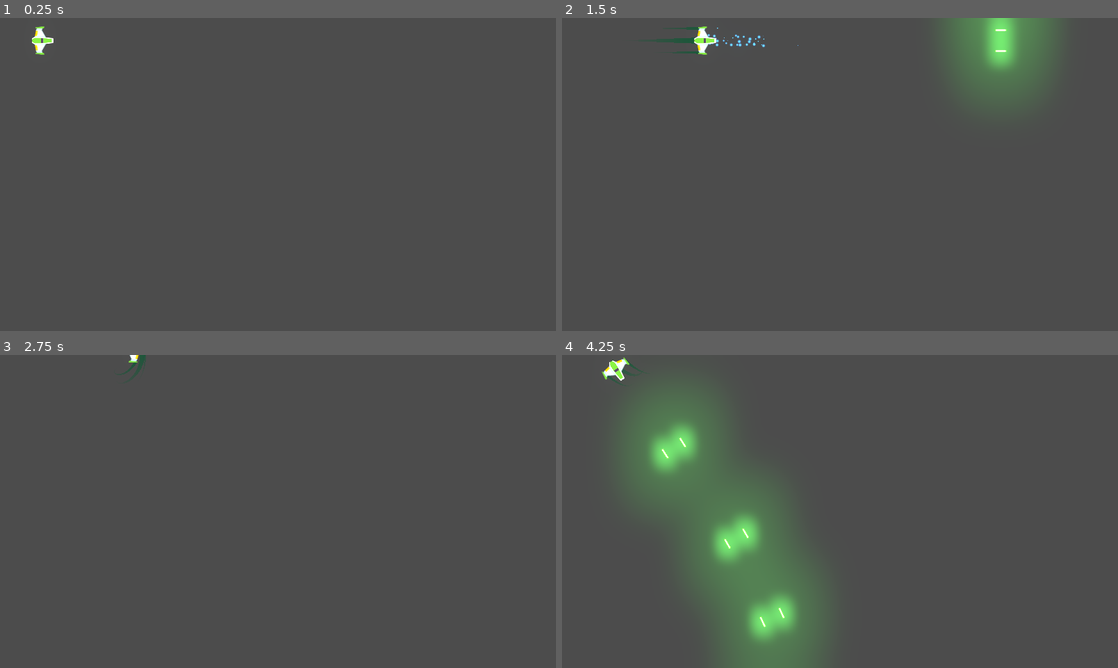
Above: before the commit, frames 1-4 (two rows, left to right).
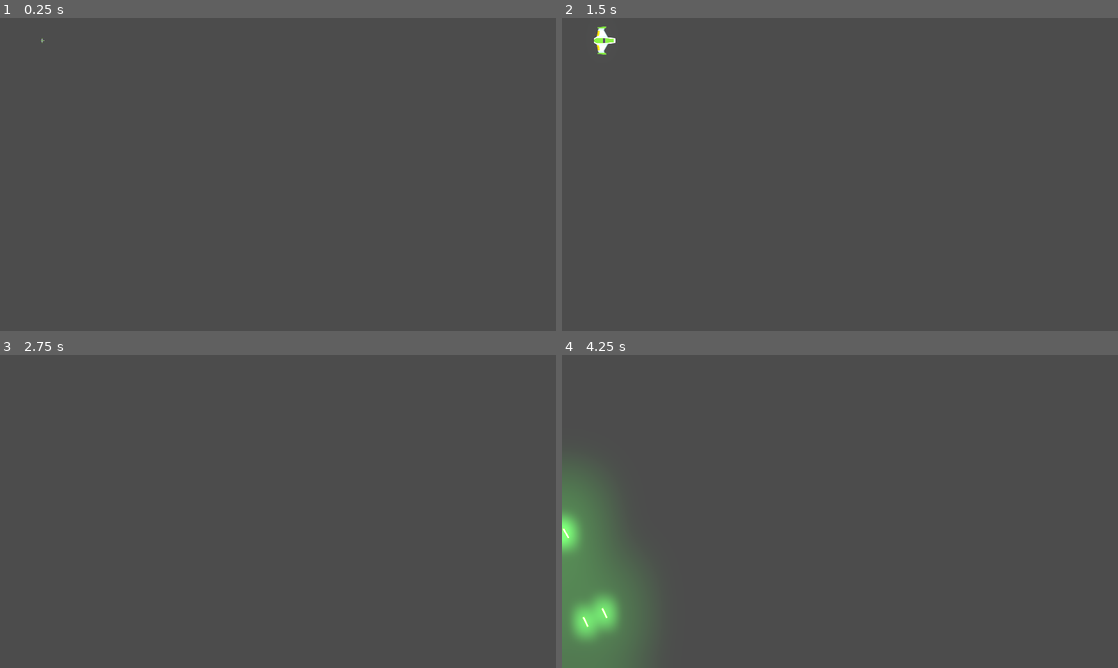
Above: after the commit, the same moments.

Repository: Dihue/Meteoritos
Game: Godot game, scene res://Juego/Niveles/NivelTest.tscn
Same seed, same stepped clock (60 frames per second), same inputs: the game is played once before the commit and once after it.
Inputs:
- Up to frame 1 (0.25 s): no input
- Up to frame 2 (1.5 s): tap Enter (disparo_principal) at 0.5 s; hold W (mover_adelante) 0.53-1.28 s; hold Enter (disparo_principal) 0.53-1.28 s; hold S (mover_atras) from 1.28 s (still down); tap Backspace (disparo_secundario) at 1.35 s
- Up to frame 3 (2.75 s): release S (mover_atras) at 2.03 s; hold W (mover_adelante) from 2.03 s (still down); hold A (rotar_antihorario) from 2.03 s (still down)
- Up to frame 4 (4.25 s): release A (rotar_antihorario) at 2.78 s; tap D (rotar_horario) at 2.85 s; tap Space at 3.5 s; release W (mover_adelante) at 3.53 s; hold S (mover_atras) from 3.53 s (still down); hold Enter (disparo_principal) from 3.53 s (still down)

The runs differ from the first frame. In frame 1, 0.2% of the frame differs, in the area x 5-10%, y 2-12%; in frame 2, 4.9%; in frame 3, 0.1%; in frame 4, 24%, in the area x 0-47%, y 0-100%.

Commit message:
Máquina de Estados

Diff:
--- a/Juego/Naves/Player/Player.gd
+++ b/Juego/Naves/Player/Player.gd
@@ -1,5 +1,8 @@
 class_name Player
 extends RigidBody2D
+
+## ENUMS
+enum ESTADO {SPAWN, VIVO, INVENCIBLE, MUERTO}
 
 
 ## ATRIBUTOS EXPORT
@@ -15,15 +18,25 @@
 onready var estela_izquierda:Estela = $PuntoInicioIzquierda/Trail2D
 onready var estela_derecha:Estela = $PuntoInicioDerecha/Trail2D
 onready var motor_sfx:Motor = $MotorSFX
+onready var colisionador:CollisionShape2D = $ColisionadorNave
 
 
 ## ATRIBUTOS
 var empuje:Vector2 = Vector2.ZERO
 var dir_rotacion:int = 0
+var estado_actual:int = ESTADO.SPAWN
 
 
 ## METODOS
+func _ready() -> void:
+	pass
+
+
 func _unhandled_input(event: InputEvent) -> void:
+	# Control del estado actual de la nave
+	if not esta_input_activo():
+		return
+
 	# Disparo rayo
 	if event.is_action_pressed("disparo_secundario"):
 		# Al detectar el evento presionado, activa el laser
@@ -66,7 +79,32 @@
 
 
 ## METODOS CUSTOM
+func controlar_estados(nuevo_estado: int) -> void:
+	# Control de los distintos estados de la nave
+	match nuevo_estado:
+		ESTADO.SPAWN:
+			colisionador.set_deferred("disabled", true)
+			canion.set_puede_disparar(false)
+		ESTADO.VIVO:
+			colisionador.set_deferred("disabled", false)
+			canion.set_puede_disparar(true)
+		ESTADO.INVENCIBLE:
+			colisionador.set_deferred("disabled", true)
+		ESTADO.MUERTO:
+			colisionador.set_deferred("disabled", true)
+			canion.set_puede_disparar(false)
+			queue_free()
+		_:
+			printerr("Error de estado")
+
+	estado_actual = nuevo_estado
+
+
 func player_input() -> void:
+	# Control del estado actual de la nave
+	if not esta_input_activo():
+		return
+
 	# Empuje
 	empuje = Vector2.ZERO
 	# Control para el empuje de la nave
@@ -94,3 +132,16 @@
 	if Input.is_action_just_released("disparo_principal"):
 		# Cambio de variable booleanda al soltar el boton
 		canion.set_esta_disparando(false)
+
+
+func esta_input_activo() -> bool:
+	if estado_actual in [ESTADO.MUERTO, ESTADO.SPAWN]:
+		return false
+
+	return true
+
+
+## SEÑALES INTERNAS
+func _on_AnimationPlayer_animation_finished(anim_name: String) -> void:
+	if anim_name == "spawn":
+		controlar_estados(ESTADO.VIVO)
--- a/Juego/Naves/Player/Player.tscn
+++ b/Juego/Naves/Player/Player.tscn
@@ -12,6 +12,49 @@
 [sub_resource type="CircleShape2D" id=1]
 radius = 37.0
 
+[sub_resource type="Animation" id=2]
+resource_name = "default"
+tracks/0/type = "value"
+tracks/0/path = NodePath("Sprite:scale")
+tracks/0/interp = 1
+tracks/0/loop_wrap = true
+tracks/0/imported = false
+tracks/0/enabled = true
+tracks/0/keys = {
+"times": PoolRealArray( 0 ),
+"transitions": PoolRealArray( 1 ),
+"update": 0,
+"values": [ Vector2( 1, 1 ) ]
+}
+
+[sub_resource type="Animation" id=3]
+resource_name = "spawn"
+length = 1.5
+tracks/0/type = "value"
+tracks/0/path = NodePath("Sprite:scale")
+tracks/0/interp = 1
+tracks/0/loop_wrap = true
+tracks/0/imported = false
+tracks/0/enabled = true
+tracks/0/keys = {
+"times": PoolRealArray( 0, 1.5 ),
+"transitions": PoolRealArray( 1, 1 ),
+"update": 0,
+"values": [ Vector2( 0, 0 ), Vector2( 1, 1 ) ]
+}
+tracks/1/type = "value"
+tracks/1/path = NodePath("Sprite:modulate")
+tracks/1/interp = 1
+tracks/1/loop_wrap = true
+tracks/1/imported = false
+tracks/1/enabled = true
+tracks/1/keys = {
+"times": PoolRealArray( 0, 0.5, 1, 1.5 ),
+"transitions": PoolRealArray( 1, 1, 1, 1 ),
+"update": 0,
+"values": [ Color( 1.2, 1.2, 1.2, 0 ), Color( 1.2, 1.2, 1.2, 1 ), Color( 1.2, 1.2, 1.2, 0 ), Color( 1.2, 1.2, 1.2, 1 ) ]
+}
+
 [node name="Player" type="RigidBody2D"]
 z_index = 50
 z_as_relative = false
@@ -21,11 +64,11 @@
 angular_damp = 3.0
 script = ExtResource( 3 )
 
-[node name="CollisionShape2D" type="CollisionShape2D" parent="."]
+[node name="ColisionadorNave" type="CollisionShape2D" parent="."]
 shape = SubResource( 1 )
 
 [node name="Sprite" type="Sprite" parent="."]
-modulate = Color( 1.2, 1.2, 1.2, 1 )
+modulate = Color( 1.2, 1.2, 1.2, 0 )
 rotation = 1.5708
 texture = ExtResource( 1 )
 
@@ -71,4 +114,11 @@
 
 [node name="MotorSFX" parent="." instance=ExtResource( 8 )]
 
+[node name="AnimationPlayer" type="AnimationPlayer" parent="."]
+autoplay = "spawn"
+anims/default = SubResource( 2 )
+anims/spawn = SubResource( 3 )
+
+[connection signal="animation_finished" from="AnimationPlayer" to="." method="_on_AnimationPlayer_animation_finished"]
+
 [editable path="Canion"]
--- a/Juego/Proyectiles/Canion.gd
+++ b/Juego/Proyectiles/Canion.gd
@@ -14,6 +14,7 @@
 onready var disparo_sfx:AudioStreamPlayer = $DisparoSFX
 onready var esta_enfriado:bool = true
 onready var esta_disparando:bool = false setget set_esta_disparando
+onready var puede_disparar:bool = false setget set_puede_disparar
 
 
 ## ATRIBUTOS
@@ -23,6 +24,10 @@
 ## SETTERS Y GETTERS (encapsulamiento)
 func set_esta_disparando(disparando: bool) -> void:
 	esta_disparando = disparando
+
+
+func set_puede_disparar(duenio_puede: bool) -> void:
+	puede_disparar = duenio_puede
 
 
 ## METODOS
Not shown: 1 places in Juego/Naves/Player/Player.tscn that only renumber resources
